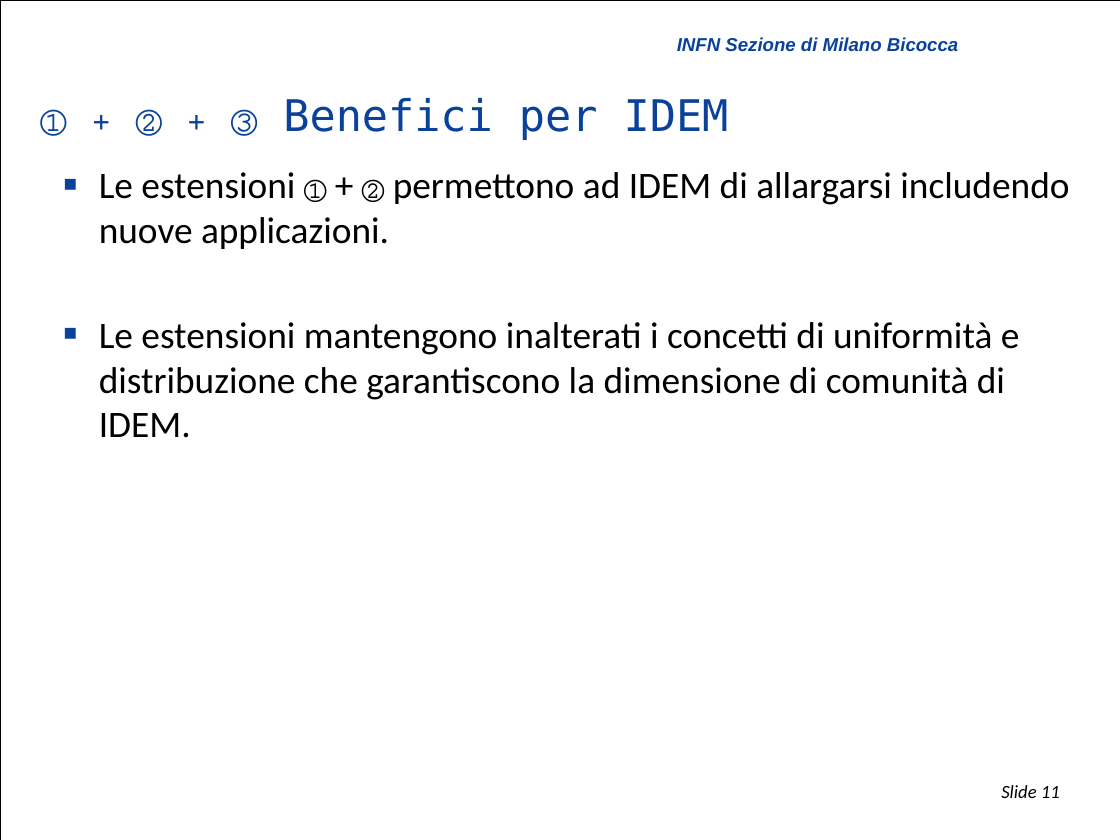
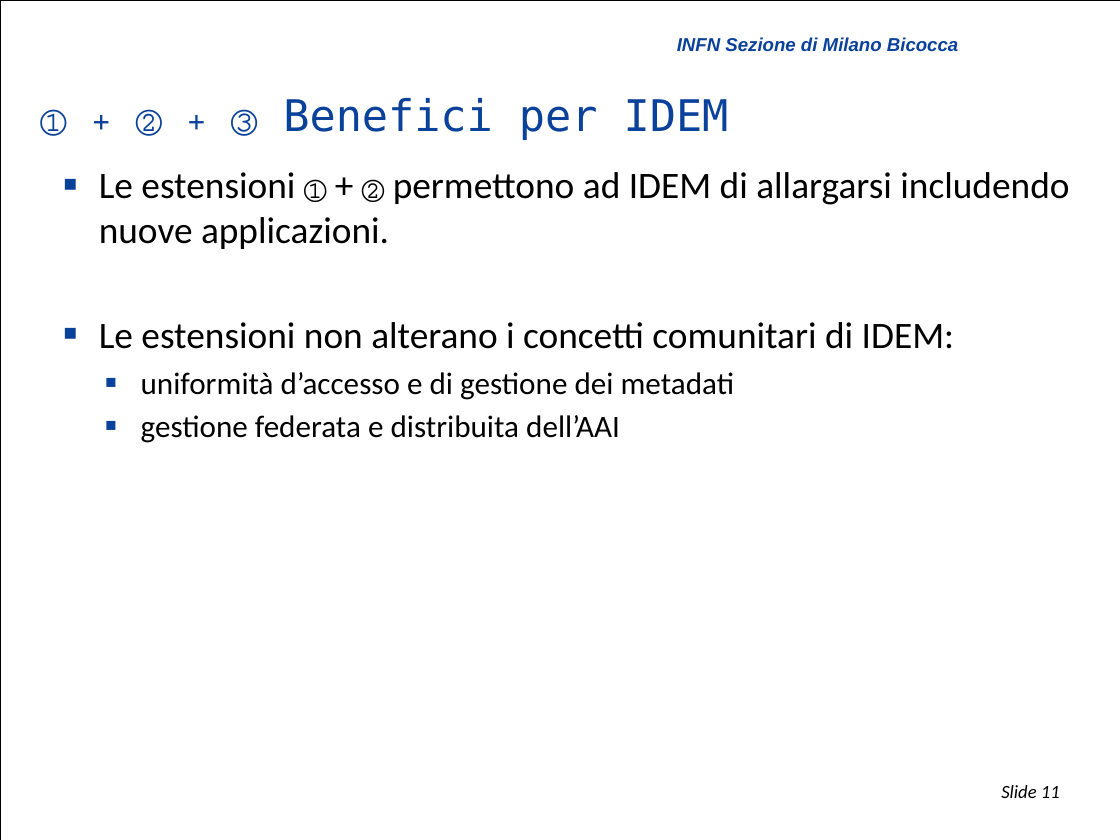
Before and after one commit to biancini/Shibboleth-Authentication, a slide deck: slide 11 of ShibbolethExtensions.pptx. Drawn at 1120x840 pixels with LibreOffice and Linux fonts; fonts in the diff are those of the drawing; background and template pictures are left out. Boxes give left, top, right and bottom in pixels: in the first picture for what was removed or moved away, otherwise in the second. Text is boxed around its words. In the diff, an @@ line names an element or a change of style, - is before the commit and + after.

```diff
--- a/ShibbolethExtensions.pptx
+++ b/ShibbolethExtensions.pptx
@@ text at [99,322,954,443]: text changed; size 24 to 20 pt @@
-  ■ Le estensioni mantengono inalterati i concetti di uniformità e distribuzione che garantiscono la dimensione di comunità di IDEM.
+  ■ Le estensioni non alterano i concetti comunitari di IDEM:
+  ■ uniformità d’accesso e di gestione dei metadati
+  ■ gestione federata e distribuita dell’AAI
```
Also in this commit, not shown: 11 other slides changed.
